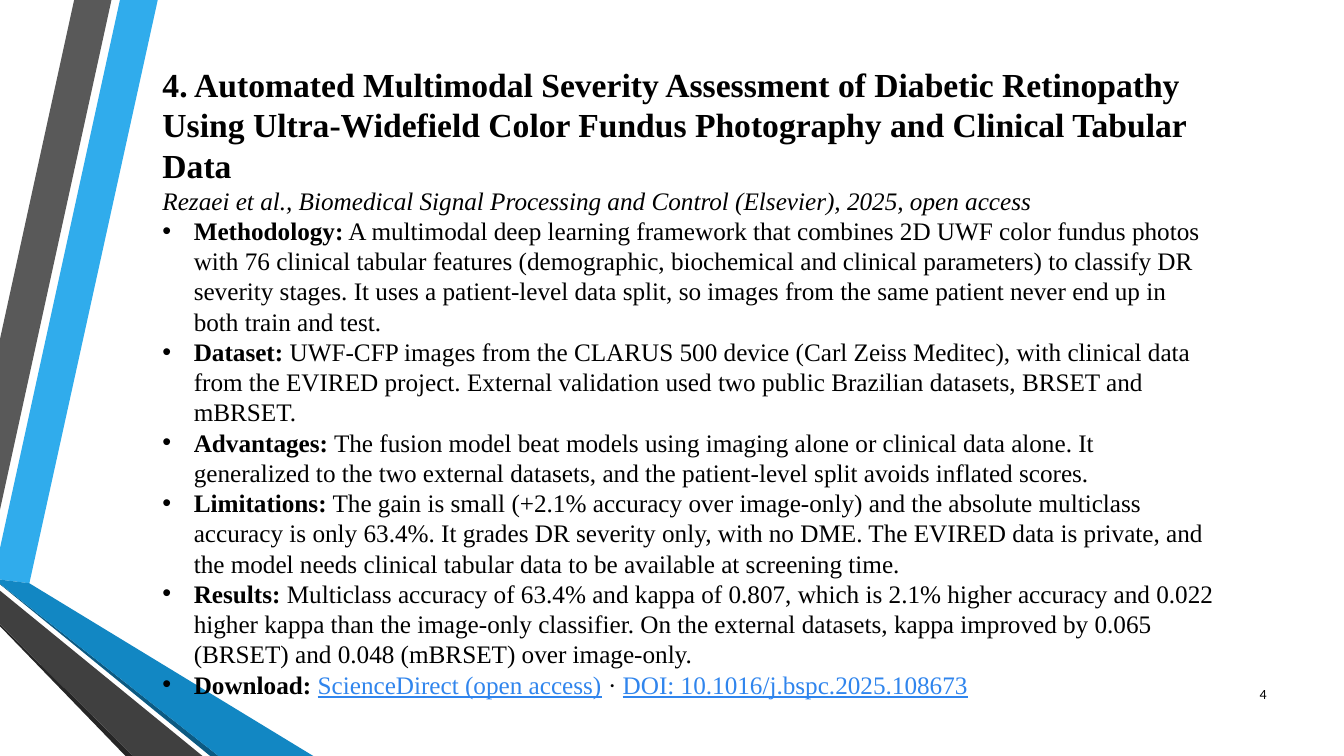
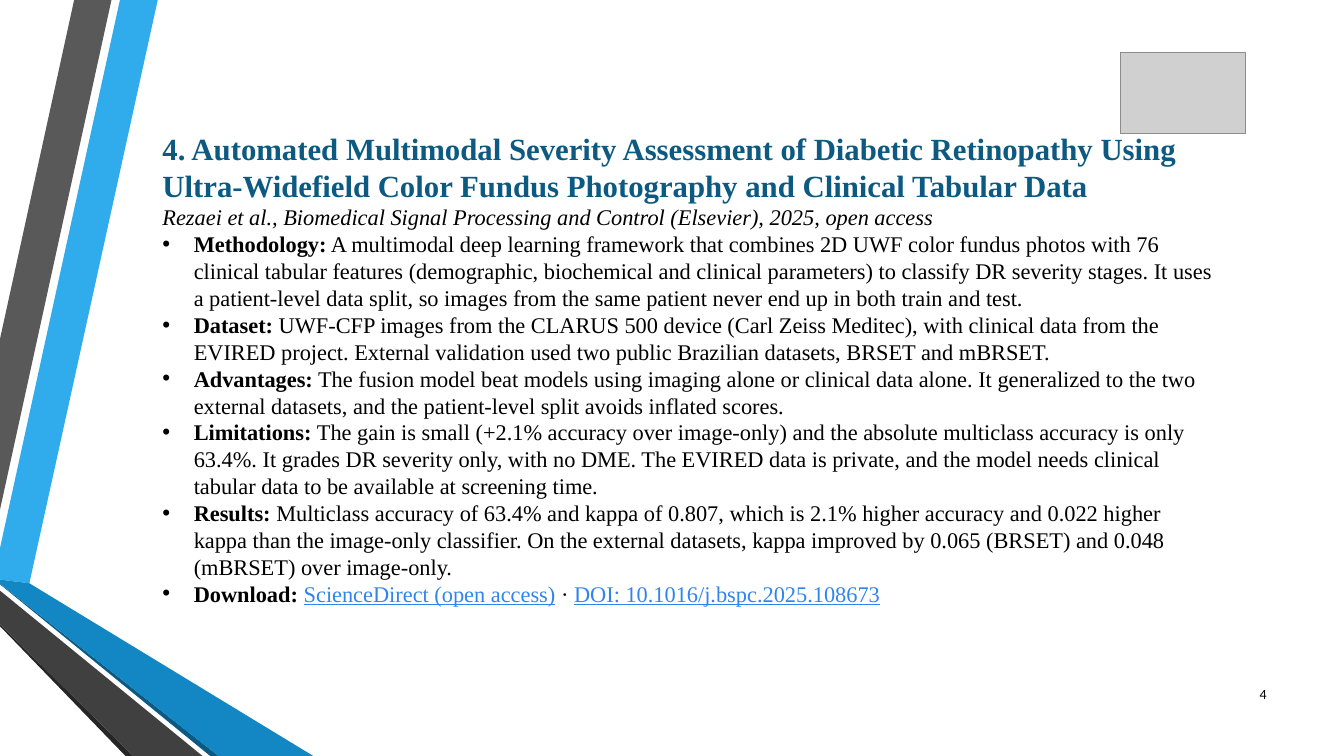
Before and after one commit to rohans-cs24/Review-1, a slide deck: slide 4 of PPT/Rohan-papers.pptx. Drawn at 1344x756 pixels with LibreOffice and Linux fonts; fonts in the diff are those of the drawing; grey boxes stand for pictures; background and template pictures are left out. Boxes give left, top, right and bottom in pixels: in the first picture for what was removed or moved away, otherwise in the second. Text is boxed around its words. In the diff, an @@ line names an element or a change of style, - is before the commit and + after.

```diff
--- a/PPT/Rohan-papers.pptx
+++ b/PPT/Rohan-papers.pptx
@@ picture added at [1120,52,1245,134] @@
@@ text "4. Automated Multimodal Severity Assessment ...": place and size @@
-text "4. Automated Multimodal Severity Assessment ..." at [162,73,1213,700]
+text "4. Automated Multimodal Severity Assessment ..." at [162,138,1211,607]
@@ text "4. Automated Multimodal Severity Assessment ..." at [162,138,1211,607]: size 24 to 22 pt, text colour #000000 to #0C5A82 in "4. Automated Multimodal Severity Assessment of Diabetic ..."; size 18 to 16 pt @@
```
Also in this commit, not shown: 4 other slides changed, 40 other files.
